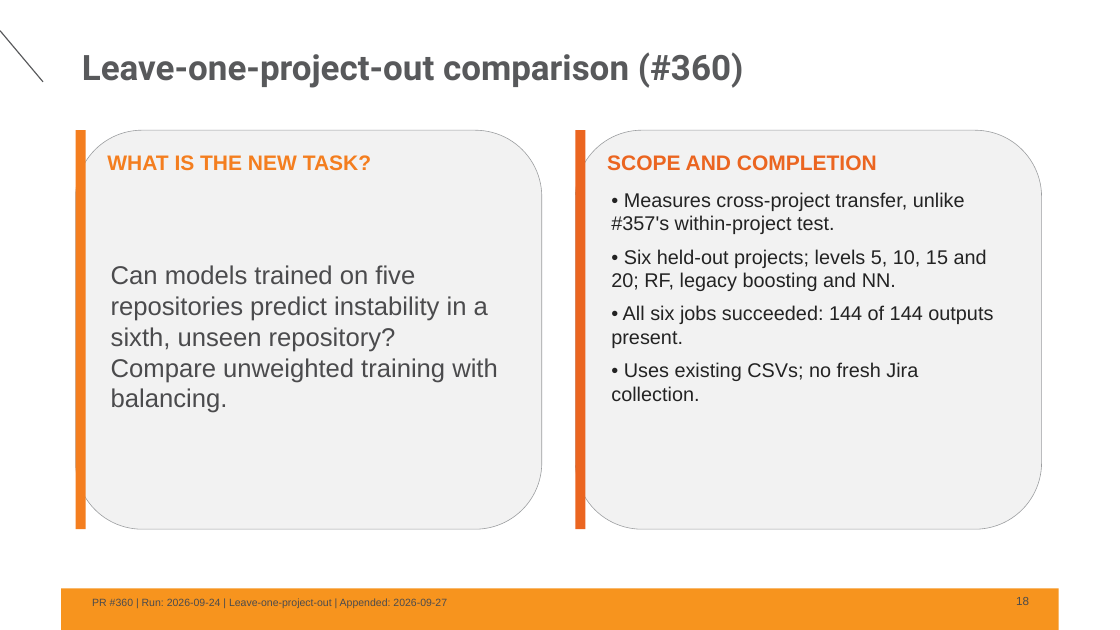
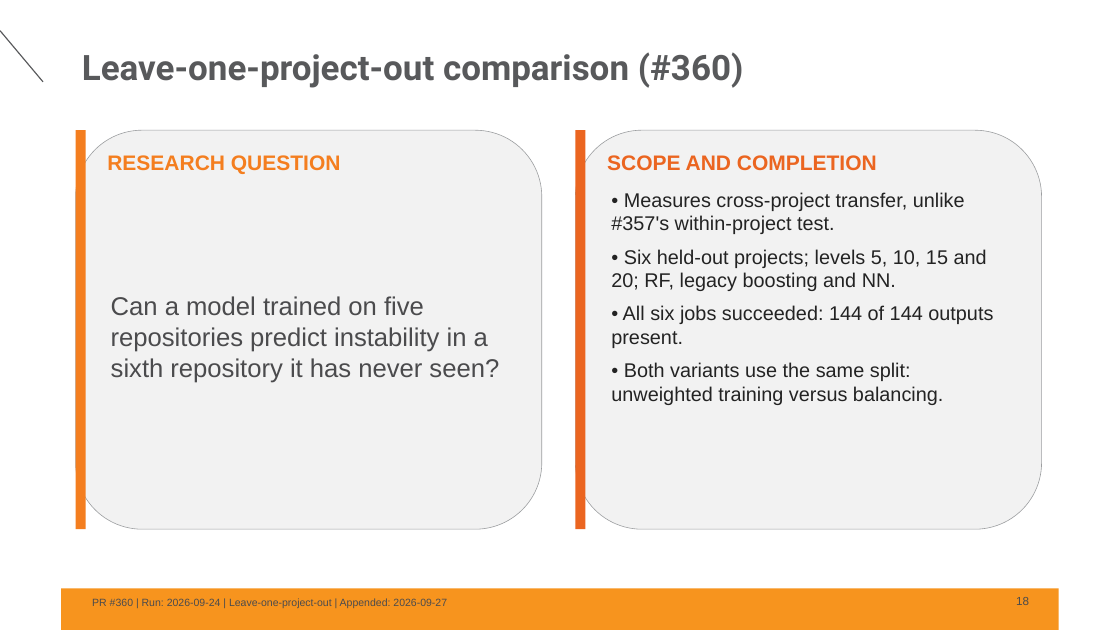
Before and after one commit to yakovelmaleh/Master, a slide deck: slide 18 of Tasks/sprint-data-analysis-summary/results/Master-Sprint-Summary-2026-09-24.pptx. Drawn at 1120x630 pixels with LibreOffice and Linux fonts; fonts in the diff are those of the drawing; background and template pictures are left out. Boxes give left, top, right and bottom in pixels: in the first picture for what was removed or moved away, otherwise in the second. Text is boxed around its words. In the diff, an @@ line names an element or a change of style, - is before the commit and + after.

```diff
--- a/Tasks/sprint-data-analysis-summary/results/Master-Sprint-Summary-2026-09-24.pptx
+++ b/Tasks/sprint-data-analysis-summary/results/Master-Sprint-Summary-2026-09-24.pptx
@@ text at [107, 155, 341, 174]: text changed @@
-WHAT IS THE NEW TASK?
+RESEARCH QUESTION
@@ text at [111, 296, 499, 383]: text changed @@
-Can models trained on five repositories predict instability in a sixth, unseen repository? Compare unweighted training with balancing.
+Can a model trained on five repositories predict instability in a sixth repository it has never seen?
@@ text at [611, 362, 943, 405]: text changed @@
-• Uses existing CSVs; no fresh Jira collection.
+• Both variants use the same split: unweighted training versus balancing.
```
Also in this commit, not shown: 1 other slide changed, 1 other file.
